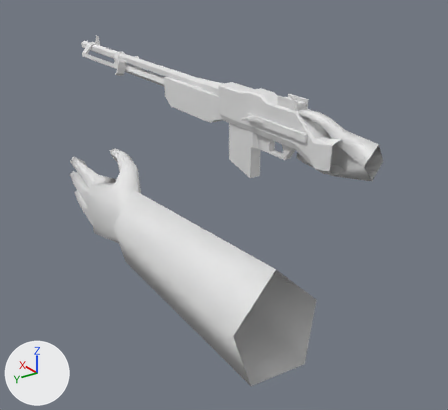
The Blender file source/models/weapons/bar/v_bar/mesh.blend: old version first, new version second.
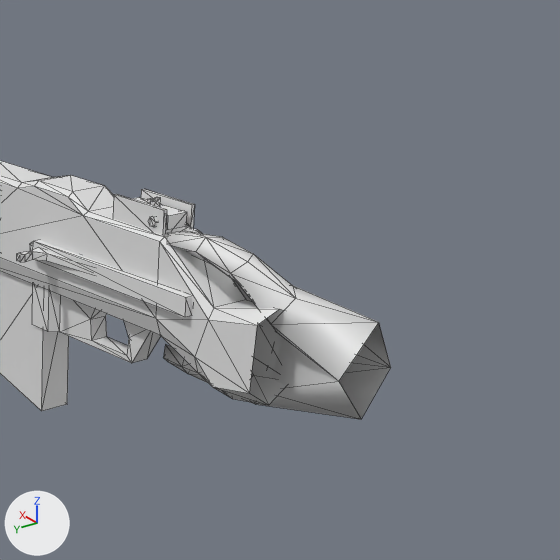
Each version is shown whole from a 50 mm lens placed at (-34.5, 41.8, 12.9), pointed at (34.7, -7.5, -25.1), then close up on the part from 52% to 100% of the width and 5% to 57% of the height. Arrows for +X, +Y and +Z are at lower left; the lights stay in place. The close-ups show mesh edges as thin lines.

Objects in the first close-up: 'ArmsMesh'.
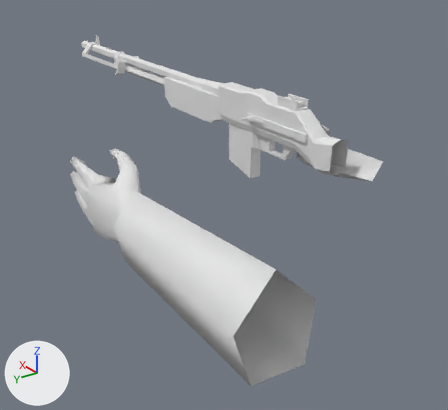
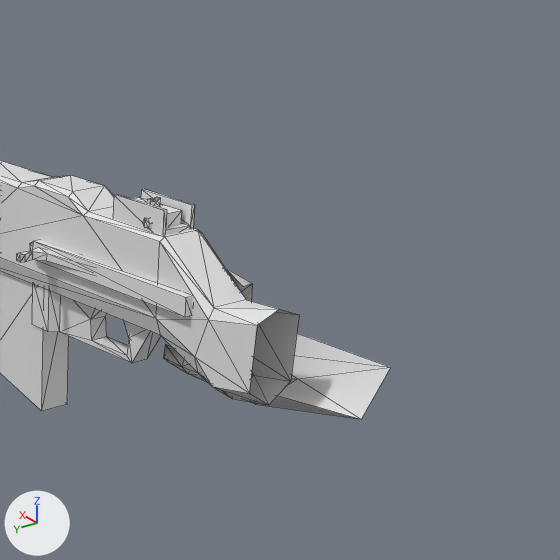
What differs and where, as boxes [x1, y1, x2, y2] in the close-ups (560 x 560 px):
part 1 of me_plane, cut back: before [133, 197, 391, 419]; after [133, 197, 182, 228]

The edits, one by one:
me_plane is used by ob_armsmesh; location (-12.98, 0.0, 0.57); scale (4.3, 4.3, 4.3).
me_plane had 468 vertices, 697 faces, 1 loose edge and spanned x 1.7..25.7, y -4.3..4.7, z -5.4..-2.0.
me_plane now has 452 vertices, 658 faces, 1 loose edge and spans x 1.7..25.7, y -4.3..4.7, z -5.4..-2.0.
Part 1, on me_plane:
24 vertices are removed from x 6.5..9.3, y -4.0..-3.0, z -3.5..-2.2.
59 faces are deleted.
4 vertices in x 9.1, y -3.5..-3.2, z -2.4..-2.2 move by (0.1, 0.0, 0.0).
8 vertices are added at x 9.3..9.4, y -3.7..-3.1, z -2.4..-2.2.
20 new faces join them.
